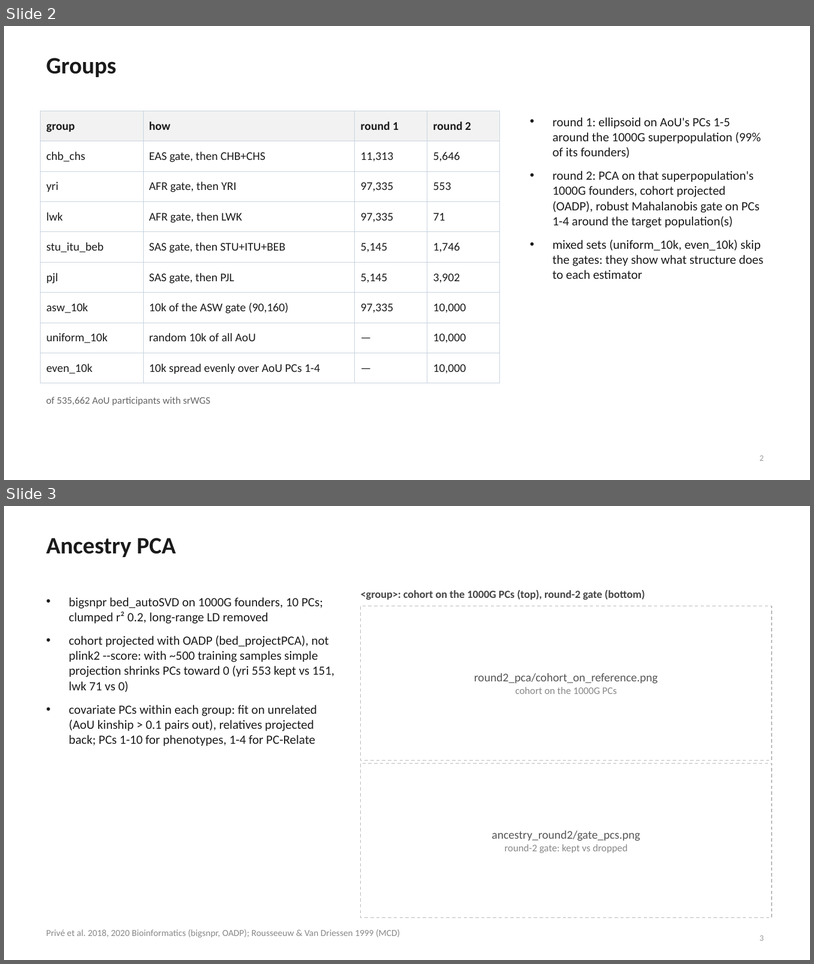
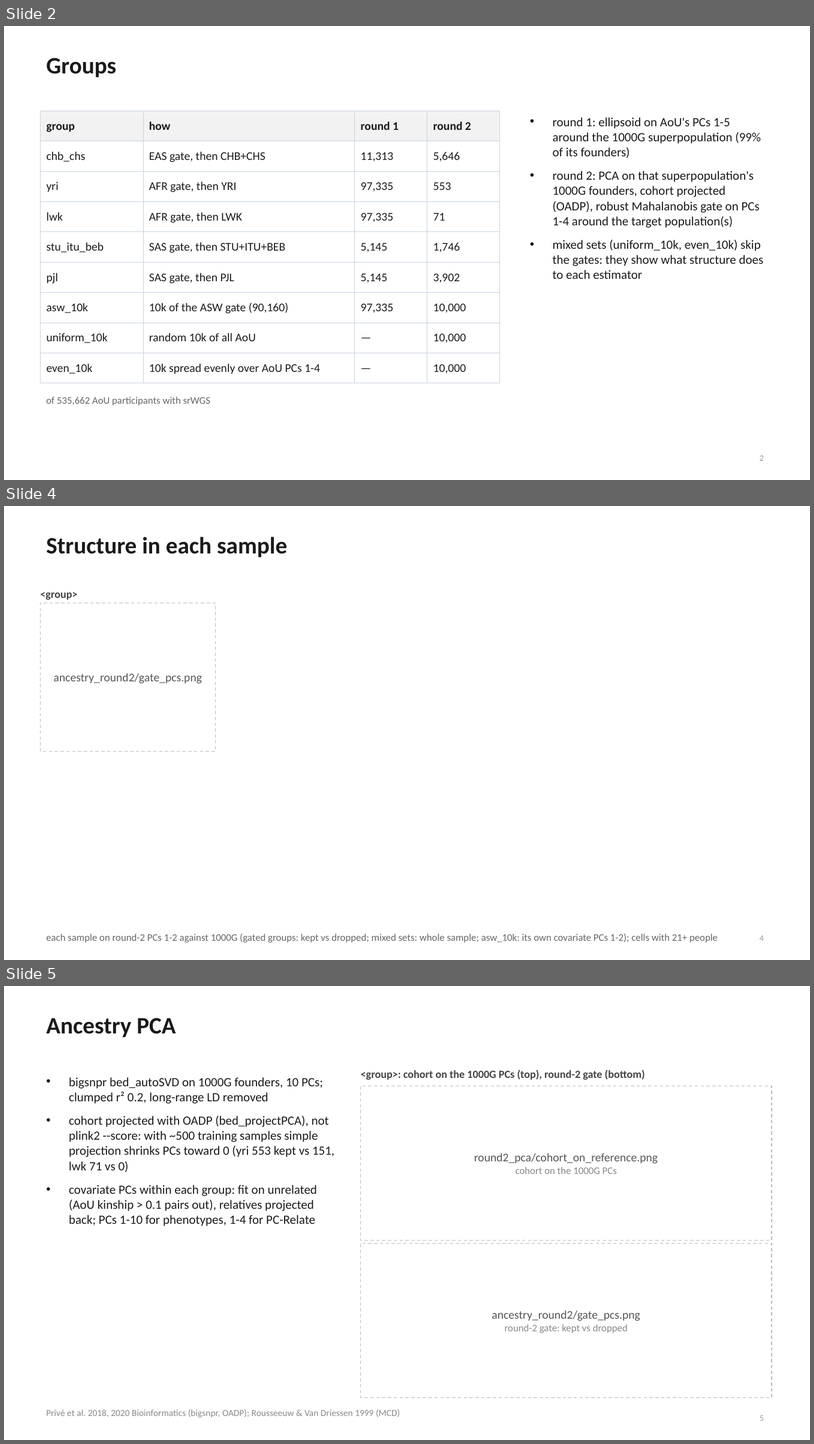
Before and after one commit to mkiravn/aou-covariance, a slide deck: slides/relatedness_condensed.pptx. Shown one above the other, each under a label of ours: slides 2 and 3 before the commit, slides 2, 4 and 5 after it; the slides between them are not shown. The pictures are 814x964 and 814x1444 pixels, drawn with LibreOffice and Linux fonts; fonts in the diff are those of the drawing. Boxes give left, top, right and bottom in pixels: in the first picture for what was removed or moved away, otherwise in the second. Text is boxed around its words. In the diff, an @@ line names an element or a change of style, - is before the commit and + after.

```diff
--- a/slides/relatedness_condensed.pptx
+++ b/slides/relatedness_condensed.pptx
@@ slide 4 added at bbox=[4, 506, 810, 960], background #FFFFFF @@
@@ title added at bbox=[46, 537, 287, 557], 28 pt, text #1A1A1A, bold @@
+Structure in each sample
@@ text added at bbox=[40, 592, 77, 600], 13 pt, text #444444, bold @@
+<group>
@@ rectangle added at bbox=[40, 603, 216, 751], fill #FFFFFF, outline #BBBBBB 1 pt dashed @@
@@ text added at bbox=[54, 673, 202, 684], 14 pt, text #555555 @@
+ancestry_round2/gate_pcs.png
@@ text added at bbox=[46, 933, 718, 942], 12 pt, text #666666 @@
+each sample on round-2 PCs 1-2 against 1000G (gated groups: kept vs dropped; mixed sets: whole sample; asw_10k: its own covariate PCs 1-2); cells with 21+ people
@@ page number added at bbox=[760, 935, 764, 940], 10 pt, text #999999 @@
+4
@@ what was slide 3 is now slide 5 @@
```
Also in this commit, not shown: 4 slides changed, 3 other slides added, 2 slides removed, 3 other files.
